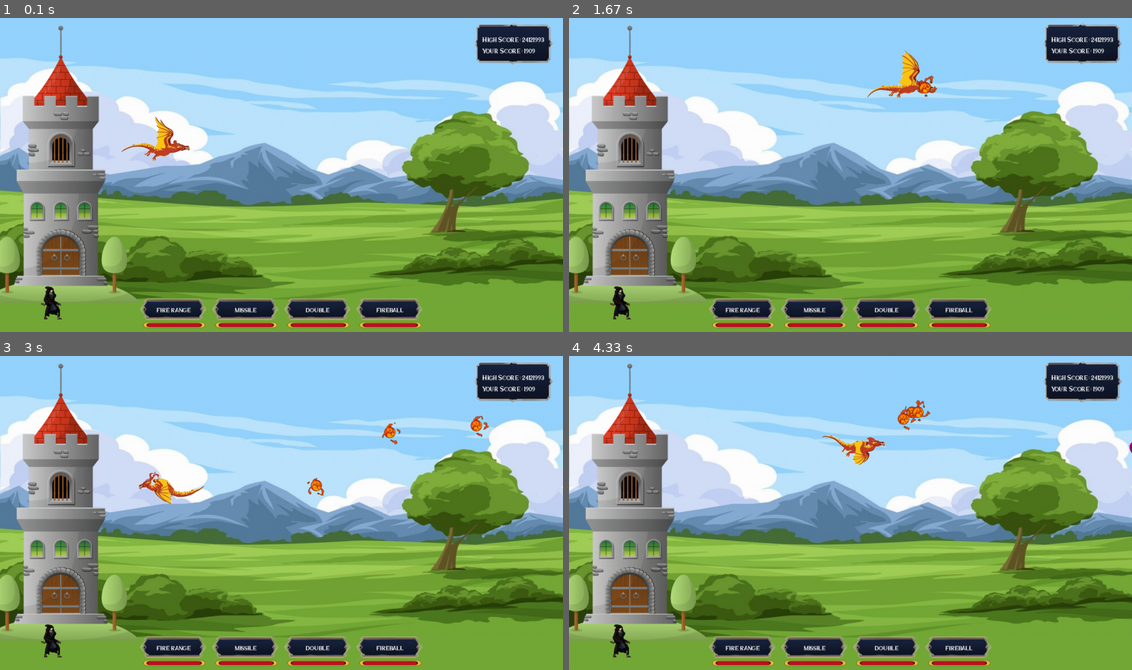
Above: before the commit, frames 1-4 (two rows, left to right).
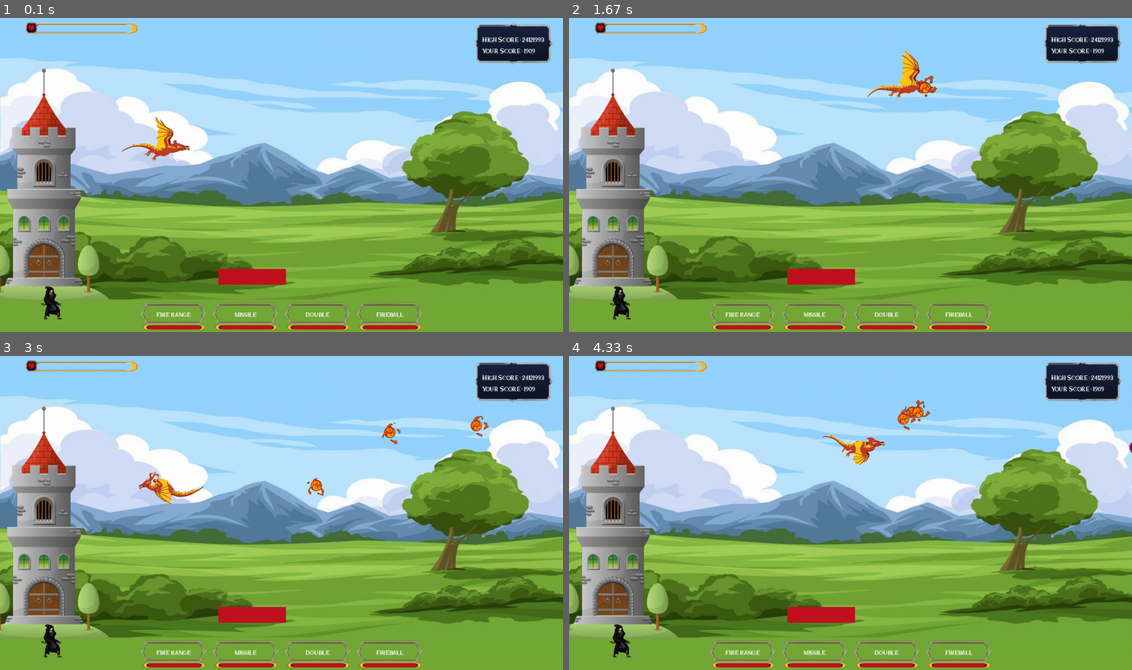
Above: after the commit, the same moments.

Repository: vanny-laure-lamorte/Shmup
Game: pygame game, started from main.py
Two runs of this game, one before a commit and one after it. Both use one fixed random seed, a clock stepped at 60 frames per second and the inputs below.
Inputs:
- Up to frame 1 (0.1 s): no input
- Up to frame 2 (1.67 s): hold Right 0.33-0.8 s; hold Up 0.88-1.18 s; hold Right from 1.22 s (still down); tap Space at 1.28, 1.58 s
- Up to frame 3 (3 s): release Right at 1.68 s; hold Left 1.72-2.25 s; tap Space at 1.78, 2.08, 2.35, 2.68, 2.98 s; hold Down 2.28-2.58 s; hold Left from 2.62 s (still down)
- Up to frame 4 (4.33 s): release Left at 3.02 s; hold Up 3.05-3.42 s; tap Space at 3.12, 3.52, 3.82, 4.18 s; hold Right 3.45-4.08 s; hold Down from 4.12 s (still down)

The runs differ from the first frame. In frame 1, 14% of the frame differs, in the area x 0-75%, y 1-100%; in frame 2, 14%; in frame 3, 14%; in frame 4, 14%.

Commit message:
[Supprimer] des images

Diff:
--- a/src/gui/Game.py
+++ b/src/gui/Game.py
@@ -22,6 +22,8 @@
         self.rect_option = pygame.image.load(f"assets/image/game/game_rect.png").convert_alpha()
         self.rect_high_score = pygame.image.load(f"assets/image/game/game_high_score.png").convert_alpha()
         self.life = pygame.image.load(f"assets/image/game/game_life.png").convert_alpha()
+        self.hp = pygame.image.load(f"assets/image/game/game_hp.png").convert_alpha()
+
 
     def background(self):
 
@@ -29,32 +31,38 @@
         self.img_background(self.W // 2, self.H // 2, self.W, self.H, self.img_back)
 
         # Tour
-        self.img_not_center("Castle", -90, 20, 450, 615, self.img_castle)
+        self.img_not_center("Castle", -90, 115, 375, 515, self.img_castle)
+
+        # Life
+        self.img_not_center("life", 50, 10, 258, 31, self.hp)
 
         # Score
         self.img_not_center("High Score", 1050, 10, 180, 99, self.rect_high_score)
         self.text_not_center(self.font2, 15, "High Score : 24121993", self.white, 1070, 40)
         self.text_not_center(self.font2, 15, "Your Score : 1909", self.white, 1070, 65)
 
+        pygame.draw.rect(self.Window, self.red, (485, 560, 150, 35))
+
         # Missile #160
-        self.img_txt_hover("Missile","MISSILE", self.W//2-80, 650, 153, 57, self.rect_option, self.rect_option, self.font2, 13, self.white, self.W//2-80, 650)
-        pygame.draw.rect(self.Window, self.red, (325, 680, 120, 9))
-        self.img_not_center("Life", 315, 675, 143, 18, self.life)
+        self.img_txt_hover("Missile","MISSILE", self.W//2-80, 660, 153, 57, self.rect_option, self.rect_option, self.font2, 13, self.white, self.W//2-80, 660)
+        pygame.draw.rect(self.Window, self.red, (485, 685, 120, 9))
+        self.img_not_center("Life", 475, 680, 143, 18, self.life)
 
         # Double
-        self.img_txt_hover("Double","DOUBLE", self.W//2+80, 650, 153, 57, self.rect_option, self.rect_option, self.font2, 13, self.white, self.W//2+80, 650)
-        pygame.draw.rect(self.Window, self.red, (485, 680, 120, 9))
-        self.img_not_center("Life", 475, 675, 143, 18, self.life)
+        self.img_txt_hover("Double","DOUBLE", self.W//2+80, 660, 153, 57, self.rect_option, self.rect_option, self.font2, 13, self.white, self.W//2+80, 660)
+        pygame.draw.rect(self.Window, self.red, (645, 685, 120, 9))
+        self.img_not_center("Life", 635, 680, 143, 18, self.life)
 
         # Fireball
-        self.img_txt_hover("Fire","FIREBALL", self.W//2+240, 650, 153, 57, self.rect_option, self.rect_option, self.font2, 13, self.white, self.W//2+240, 650)
-        pygame.draw.rect(self.Window, self.red, (645, 680, 120, 9))
-        self.img_not_center("Life", 635, 675, 143, 18, self.life)
+        self.img_txt_hover("Fire","FIREBALL", self.W//2+240, 660, 153, 57, self.rect_option, self.rect_option, self.font2, 13, self.white, self.W//2+240, 660)
+        pygame.draw.rect(self.Window, self.red, (805, 685, 120, 9))
+        self.img_not_center("Life", 795, 680, 143, 18, self.life)
 
         # Fire range
-        self.img_txt_hover("Fire range","FIRE RANGE", self.W//2-240, 650, 153, 57, self.rect_option, self.rect_option, self.font2, 13, self.white, self.W//2-240, 650)
-        pygame.draw.rect(self.Window, self.red, (805, 680, 120, 9))
-        self.img_not_center("Life", 795, 675, 143, 18, self.life)
+        self.img_txt_hover("Fire range","FIRE RANGE", self.W//2-240, 660, 153, 57, self.rect_option, self.rect_option, self.font2, 13, self.white, self.W//2-240, 660)
+        pygame.draw.rect(self.Window, self.red, (325, 685, 120, 9))
+        self.img_not_center("Life", 315, 680, 143, 18, self.life)
+
 
     def dragon_visual(self):
 
Binary file removed: assets/image/game/game_background.jpg
Binary file removed: assets/image/game/game_high_score1.png
Binary file removed: assets/image/game/game_high_score2.png
Binary file added: assets/image/game/game_hp.png
Binary file changed: assets/image/game/game_rect.png
Binary file changed: assets/image/game/game_rect1.png
Binary file removed: assets/image/game/game_score.png
